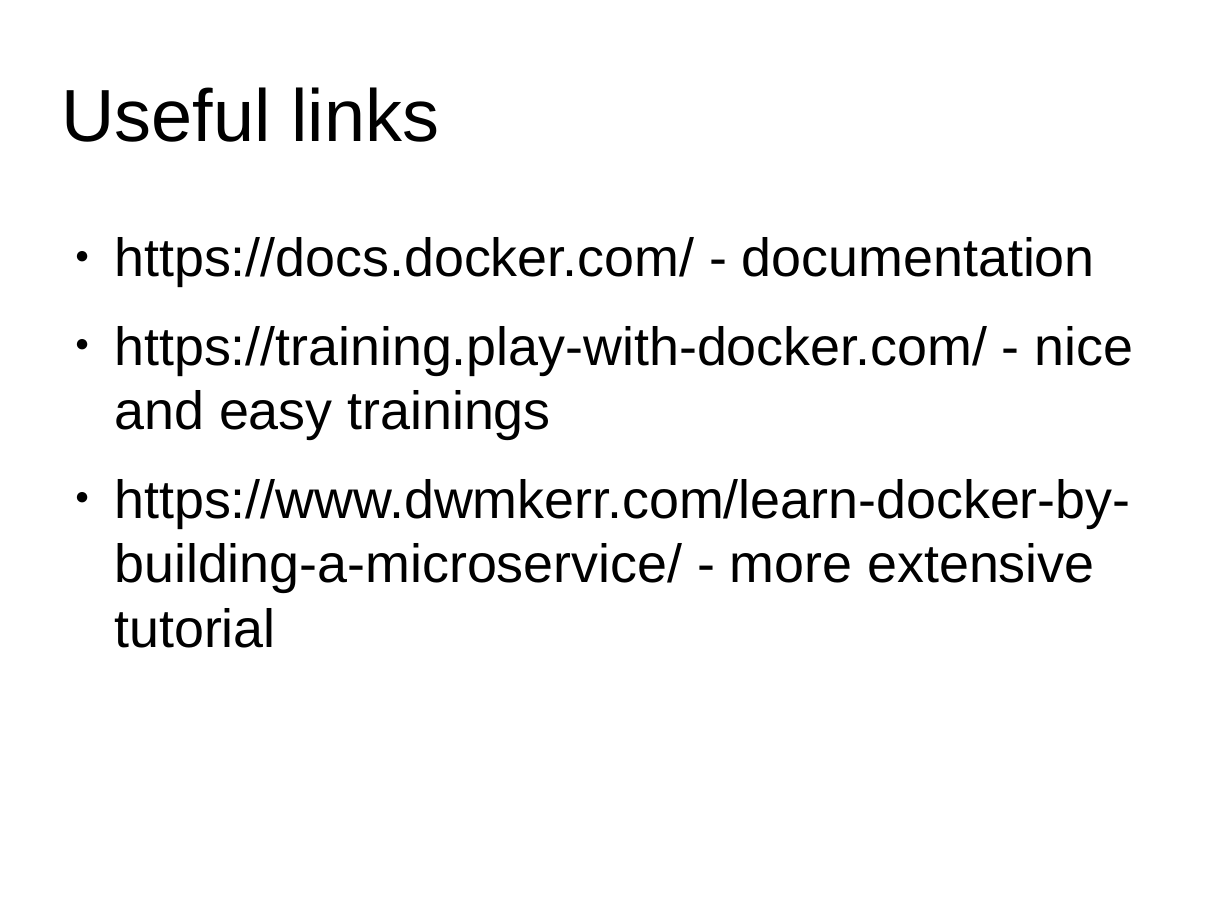
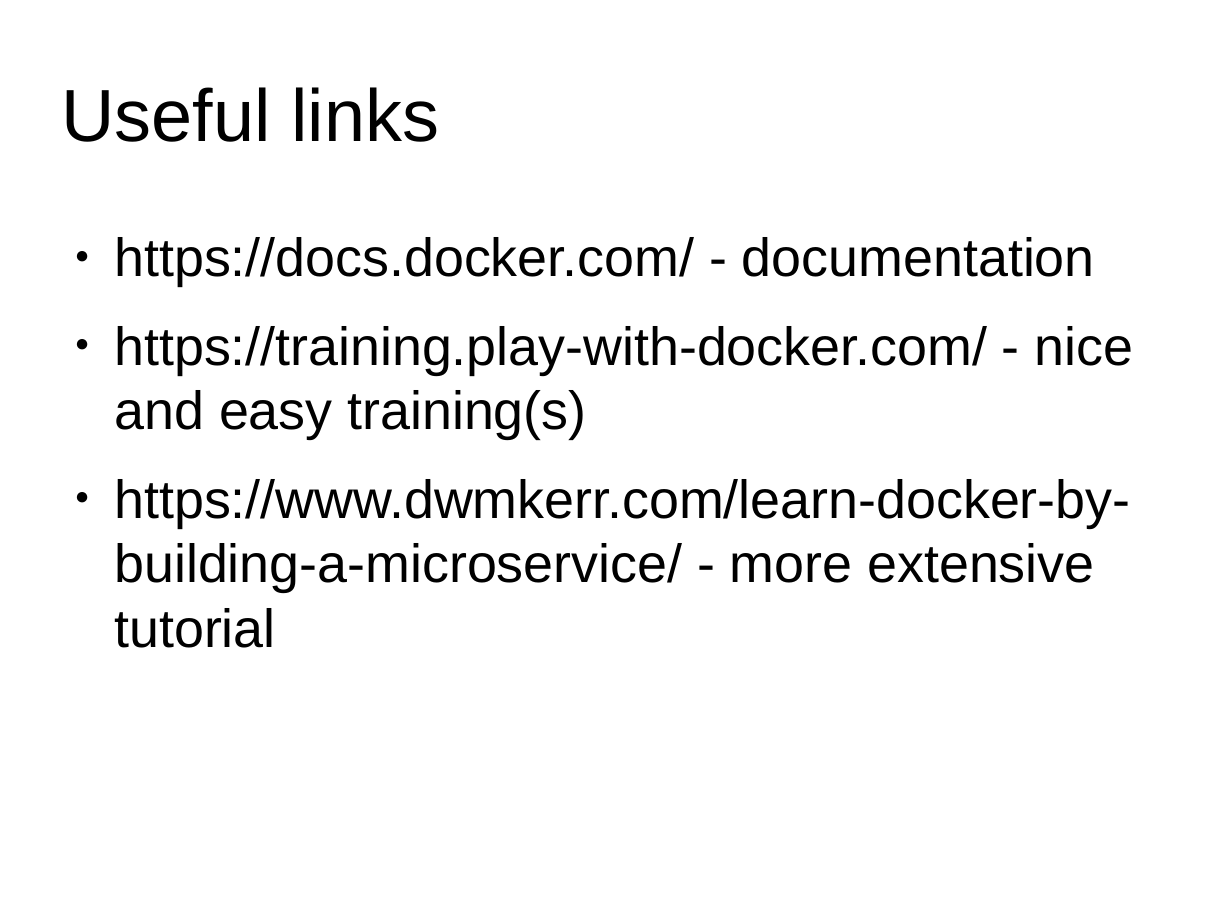
Before and after one commit to zerofrontier/docker-training, a slide deck: slide 27 of workshop.odp (slide 26 before the commit). Drawn at 1232x924 pixels with LibreOffice and Linux fonts; fonts in the diff are those of the drawing; background and template pictures are left out. Boxes give left, top, right and bottom in pixels: in the first picture for what was removed or moved away, otherwise in the second. Text is boxed around its words. In the diff, an @@ line names an element or a change of style, - is before the commit and + after.

Commit message:
finish training

```diff
--- a/workshop.odp
+++ b/workshop.odp
@@ text at box(114, 326, 1134, 439): text changed @@
-● https://training.play-with-docker.com/ - nice and easy trainings
+● https://training.play-with-docker.com/ - nice and easy training(s)
```
Also in this commit, not shown: 6 other slides changed, 1 slide added, 1 slide removed, 1 other file.
